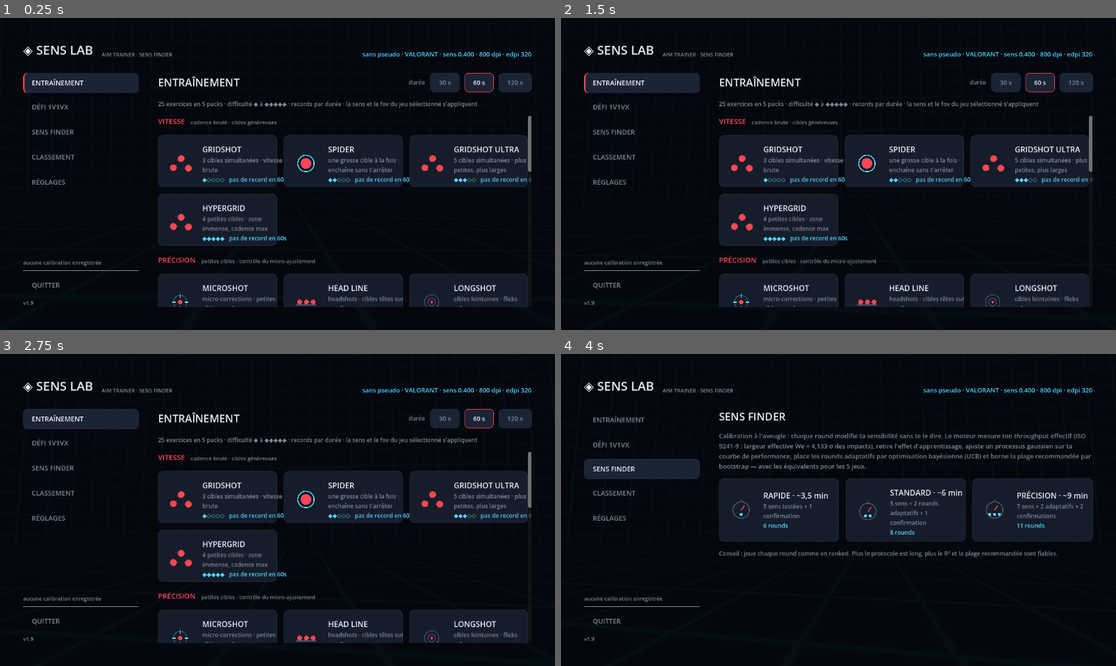
Above: before the commit, frames 1-4 (two rows, left to right).
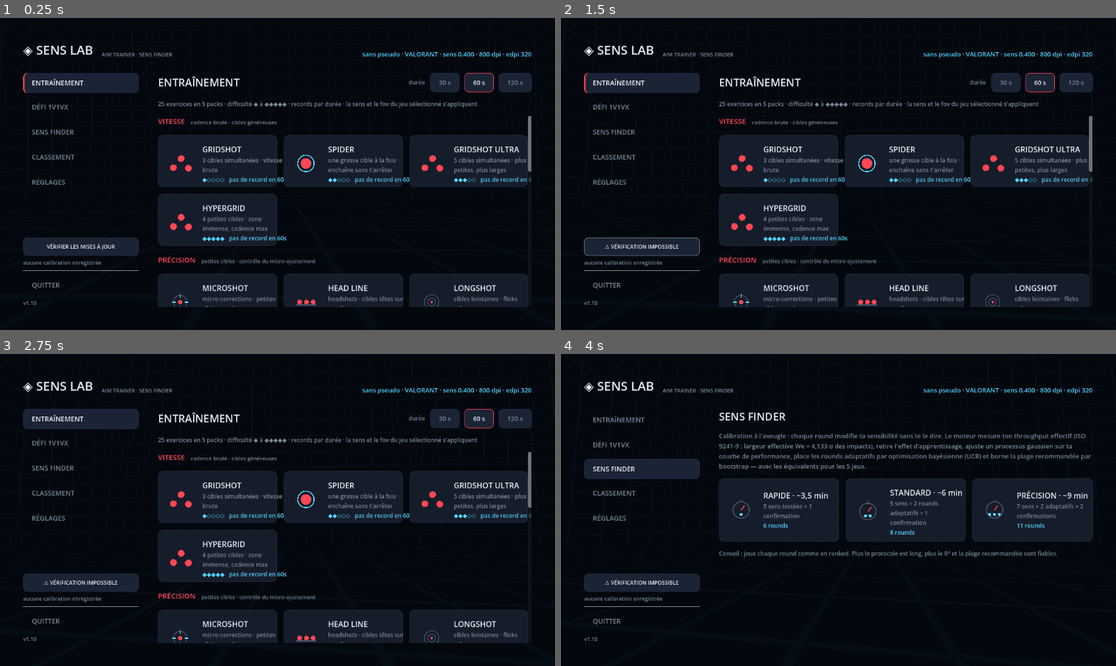
Above: after the commit, the same moments.

Repository: TimLaum/senslab
Game: Godot game, scene res://main.tscn
The game is run twice, just before and just after one commit, with the same random seed, the same clock (stepped at 60 frames per second) and the same inputs.
Inputs (mouse positions are in pixels of both pictures, inside the frame that each line leads up to):
- Up to frame 1 (0.25 s): no input
- Up to frame 2 (1.5 s): click (644, 245) at 0.5 s, where only the run after the commit has a clickable "VÉRIFIER LES MISES À JOUR"; click (644, 245) at 1.25 s, where only the run after the commit has a clickable "⚠ VÉRIFICATION IMPOSSIBLE"
- Up to frame 3 (2.75 s): click "ENTRAÎNEMENT" at 2 s
- Up to frame 4 (4 s): click "DÉFI 1V1VX" at 2.75 s; click "SENS FINDER" at 3.5 s

The runs differ from the first frame. In frame 1, 1.2% of the frame differs, in the area x 4-26%, y 70-92%; in frame 2, 1.3%; in frame 3, 1.2%; in frame 4, 1.2%.

Commit message:
v1.10 — bouton « vérifier les mises à jour » dans le menu (feedback à jour / maj trouvée / injoignable) + re-vérification automatique toutes les 30 min pendant la session

Diff:
--- a/main.gd
+++ b/main.gd
@@ -244,6 +244,8 @@
 # mise à jour auto
 var upd: Updater
 var upd_btn: Button
+var upd_check_btn: Button
+var upd_manual := false          # le check en cours vient du bouton (→ feedback)
 
 # affichage / performances / touches de tir
 const WIN_MODES := [
@@ -392,8 +394,16 @@
 	upd = Updater.new()
 	add_child(upd)
 	upd.update_available.connect(_on_update_available)
+	upd.checked.connect(_on_upd_checked)
 	upd.progress.connect(_on_update_progress)
 	upd.failed.connect(_on_update_failed)
+	# re-vérification automatique toutes les 30 min : le bouton ⬆ apparaît
+	# en cours de session, sans redémarrer le jeu
+	var upd_timer := Timer.new()
+	upd_timer.wait_time = 1800.0
+	upd_timer.autostart = true
+	upd_timer.timeout.connect(func(): upd.check())
+	add_child(upd_timer)
 	_build_world()
 	_build_sounds()
 	_build_ui()
@@ -607,6 +617,9 @@
 	upd_btn.visible = false
 	upd_btn.pressed.connect(_on_update_clicked)
 	side.add_child(upd_btn)
+	upd_check_btn = UIKit.btn("VÉRIFIER LES MISES À JOUR", false, 11)
+	upd_check_btn.pressed.connect(_on_check_updates)
+	side.add_child(upd_check_btn)
 	last_calib_lbl = UIKit.label("", 11, UIKit.COL_MUTED, true)
 	last_calib_lbl.autowrap_mode = TextServer.AUTOWRAP_WORD_SMART
 	side.add_child(last_calib_lbl)
@@ -2223,6 +2236,27 @@
 	upd_btn.visible = true
 	upd_btn.disabled = false
 
+func _on_check_updates() -> void:
+	upd_manual = true
+	upd_check_btn.disabled = true
+	upd_check_btn.text = "VÉRIFICATION…"
+	upd.check()
+
+# feedback du bouton ; les checks automatiques restent silencieux (⬆ suffit)
+func _on_upd_checked(ok: bool, newer: bool, tag: String) -> void:
+	if not upd_manual:
+		return
+	upd_manual = false
+	upd_check_btn.disabled = false
+	if not ok:
+		upd_check_btn.text = "⚠ VÉRIFICATION IMPOSSIBLE"
+	elif newer:
+		upd_check_btn.text = "MISE À JOUR %s TROUVÉE ⬆" % tag
+	else:
+		upd_check_btn.text = "✓ À JOUR (v%s)" % Updater.VERSION
+	get_tree().create_timer(5.0).timeout.connect(func():
+		upd_check_btn.text = "VÉRIFIER LES MISES À JOUR")
+
 func _on_update_clicked() -> void:
 	if not upd.can_install():
 		OS.shell_open("https://github.com/%s/releases/latest" % Updater.REPO)
--- a/updater.gd
+++ b/updater.gd
@@ -6,9 +6,10 @@
 # (un exe Windows ne peut pas s'écraser lui-même pendant qu'il tourne).
 
 const REPO := "TimLaum/senslab"
-const VERSION := "1.9"
+const VERSION := "1.10"
 
 signal update_available(tag: String)
+signal checked(ok: bool, newer: bool, tag: String)   # résultat de chaque check()
 signal progress(pct: int)
 signal failed(msg: String)
 
@@ -23,18 +24,24 @@
 	var done := func(_result: int, code: int, _h: PackedStringArray, body: PackedByteArray) -> void:
 		hr.queue_free()
 		if code != 200:
+			checked.emit(false, false, "")
 			return
 		var d = JSON.parse_string(body.get_string_from_utf8())
 		if not (d is Dictionary):
+			checked.emit(false, false, "")
 			return
 		latest_tag = str(d.get("tag_name", ""))
 		if not _newer(latest_tag, VERSION):
+			checked.emit(true, false, latest_tag)
 			return
 		for a in d.get("assets", []):
 			if str(a.get("name", "")) == "SensLab.exe":
 				_asset_url = str(a.get("browser_download_url", ""))
 		if _asset_url != "":
 			update_available.emit(latest_tag)
+			checked.emit(true, true, latest_tag)
+		else:
+			checked.emit(false, false, latest_tag)
 	hr.request_completed.connect(done)
 	hr.request("https://api.github.com/repos/%s/releases/latest" % REPO,
 		PackedStringArray(["User-Agent: SensLab", "Accept: application/vnd.github+json"]))
